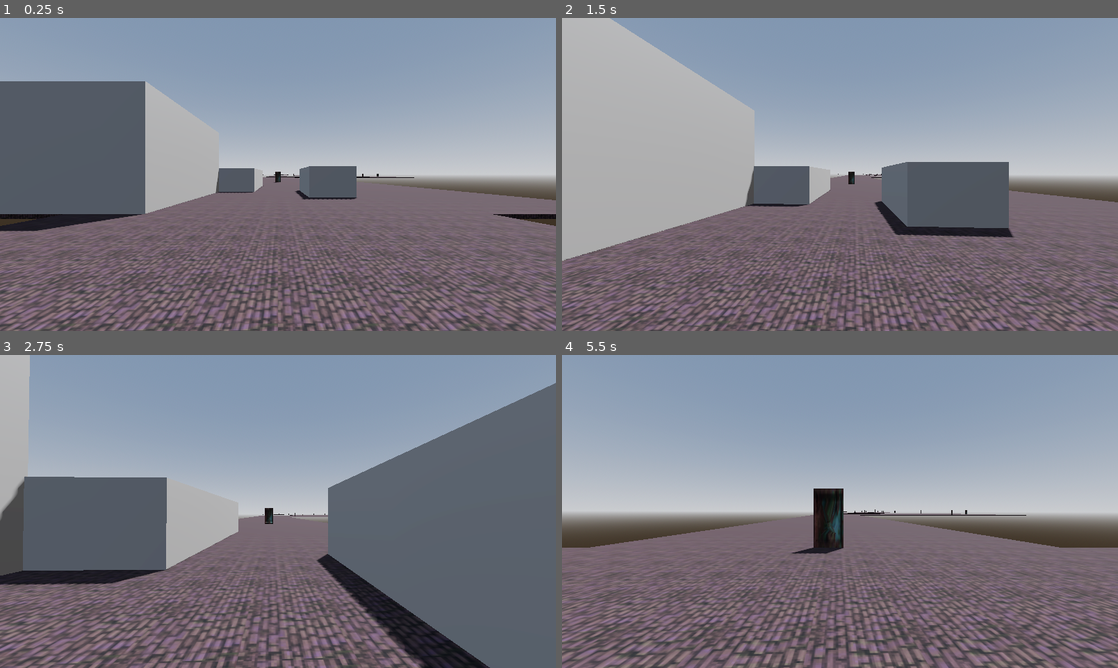
Above: before the commit, frames 1-4 (two rows, left to right).
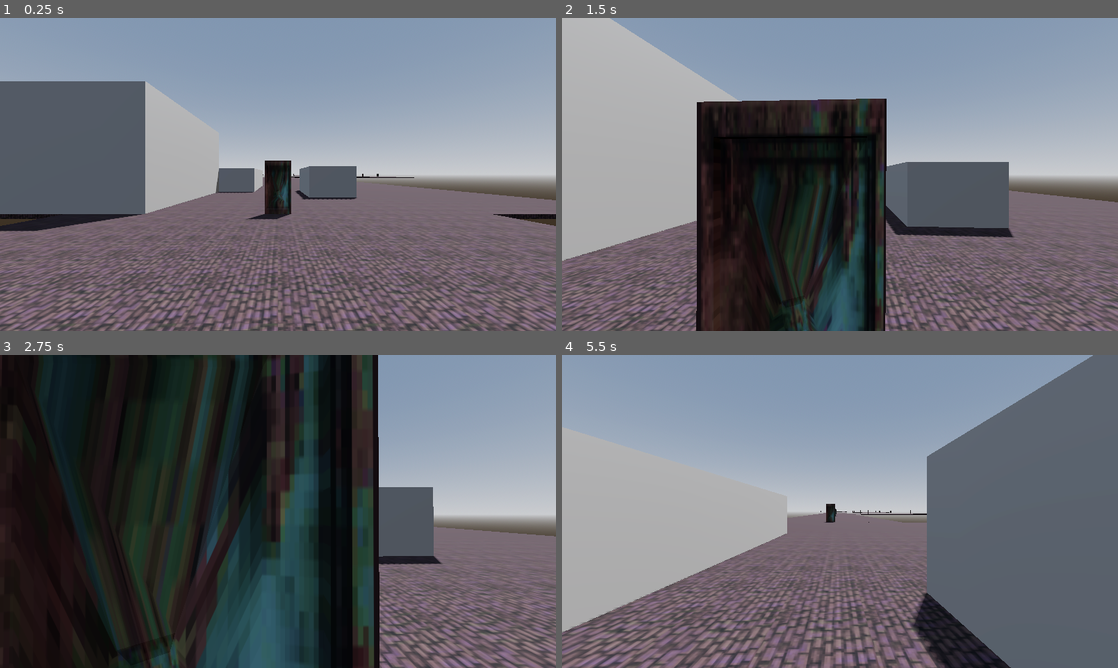
Above: after the commit, the same moments.

Repository: slop-inc/algebra-game-jam
Game: Godot game, scene res://scenes/rooms/game.tscn
The game is run twice, just before and just after one commit, with the same random seed, the same clock (stepped at 60 frames per second) and the same inputs. This scene is started directly instead of the project's main scene.
Inputs (mouse positions are in pixels of both pictures, inside the frame that each line leads up to):
- Up to frame 1 (0.25 s): no input
- Up to frame 2 (1.5 s): tap Enter at 0.5 s; move the mouse to (867, 174) at 0.52 s; hold W (up_move) from 0.53 s (still down); tap Shift (dash) at 0.6 s; click (867, 174) at 0.67 s; tap Space (jump) at 0.77 s; move the mouse to (812, 174) at 1.27 s; click (812, 174) at 1.35 s
- Up to frame 3 (2.75 s): keep holding W (up_move); tap Space (jump) at 1.52 s; move the mouse to (289, 505) at 2.02 s; tap Ctrl (slam) at 2.1 s
- Up to frame 4 (5.5 s): keep holding W (up_move); move the mouse to (834, 517) at 2.77 s; tap Shift (dash) at 2.85, 5.1 s; click (834, 517) at 2.92 s; tap Space (jump) at 3.02, 3.77, 4.52 s; move the mouse to (878, 514) at 3.52 s; click (878, 514) at 3.6 s; move the mouse to (795, 508) at 4.27 s; tap Ctrl (slam) at 4.35 s; move the mouse to (845, 511) at 5.02 s; click (845, 511) at 5.17 s

The runs differ from the first frame. In frame 1, 0.9% of the frame differs, in the area x 44-53%, y 45-65%; in frame 2, 25%; in frame 3, 85%, in the area x 0-100%, y 0-100%; in frame 4, 45%.

Commit message:
added sex 945

Diff:
--- a/scenes/building_blocks/door.tscn
+++ b/scenes/building_blocks/catacombs_door.tscn
@@ -1,12 +1,12 @@
 [gd_scene format=3 uid="uid://xrdjdkok86pc"]
 
-[ext_resource type="Script" uid="uid://dvcljq17otay1" path="res://scenes/building_blocks/door.gd" id="1_hgf7s"]
-[ext_resource type="ArrayMesh" uid="uid://dol3e0fry4xmy" path="res://assets/grueldoorkick.obj" id="2_5d5yt"]
-[ext_resource type="Texture2D" uid="uid://dm7ip670i6ue2" path="res://assets/trimsheet2.png" id="3_i8ih7"]
-[ext_resource type="ArrayMesh" uid="uid://6rfjcwcunsk5" path="res://assets/grueldoor.obj" id="3_mhiaw"]
+[ext_resource type="Script" uid="uid://dvcljq17otay1" path="res://scenes/building_blocks/catacombs_door.gd" id="1_aaaup"]
+[ext_resource type="ArrayMesh" uid="uid://dol3e0fry4xmy" path="res://assets/grueldoorkick.obj" id="2_0ycaw"]
+[ext_resource type="Texture2D" uid="uid://dm7ip670i6ue2" path="res://assets/trimsheet2.png" id="3_wavaa"]
+[ext_resource type="ArrayMesh" uid="uid://6rfjcwcunsk5" path="res://assets/grueldoor.obj" id="4_irv1j"]
 
 [sub_resource type="StandardMaterial3D" id="StandardMaterial3D_ma47f"]
-albedo_texture = ExtResource("3_i8ih7")
+albedo_texture = ExtResource("3_wavaa")
 
 [sub_resource type="BoxShape3D" id="BoxShape3D_5d5yt"]
 size = Vector3(1, 2, 0.1)
@@ -15,17 +15,17 @@
 size = Vector3(1, 2, 0.1)
 
 [sub_resource type="StandardMaterial3D" id="StandardMaterial3D_o2upx"]
-albedo_texture = ExtResource("3_i8ih7")
+albedo_texture = ExtResource("3_wavaa")
 
-[node name="Door" type="Node3D" unique_id=1497648598]
-script = ExtResource("1_hgf7s")
+[node name="CatacombsDoor" type="Node3D" unique_id=1497648598]
+script = ExtResource("1_aaaup")
 
 [node name="PhysicsDoor" type="RigidBody3D" parent="." unique_id=1068996962]
 transform = Transform3D(-1, 0, -8.742278e-08, 0, 1, 0, 8.742278e-08, 0, -1, 0, 0, 0)
 
 [node name="MeshInstance3D" type="MeshInstance3D" parent="PhysicsDoor" unique_id=454398957]
 transform = Transform3D(1, 0, 0, 0, 1, 0, 0, 0, 1, 0, 1, 0)
-mesh = ExtResource("2_5d5yt")
+mesh = ExtResource("2_0ycaw")
 surface_material_override/0 = SubResource("StandardMaterial3D_ma47f")
 
 [node name="CollisionShape3D" type="CollisionShape3D" parent="PhysicsDoor" unique_id=2041099743]
--- a/scenes/rooms/catacomb/curved_left/curve_left_test.tscn
+++ b/scenes/rooms/catacomb/curved_left/curve_left_test.tscn
@@ -1,7 +1,7 @@
-[gd_scene format=3 uid="uid://cc21v32my2dt1"]
+[gd_scene format=3 uid="uid://cuon5dcuyx5by"]
 
 [ext_resource type="Script" uid="uid://uj72xj23hakp" path="res://scenes/rooms/room.gd" id="1_csmwg"]
-[ext_resource type="PackedScene" uid="uid://xrdjdkok86pc" path="res://scenes/building_blocks/door.tscn" id="2_csmwg"]
+[ext_resource type="PackedScene" uid="uid://xrdjdkok86pc" path="res://scenes/building_blocks/catacombs_door.tscn" id="2_csmwg"]
 [ext_resource type="Texture2D" uid="uid://dlyoxrvnbxbeu" path="res://assets/FloorTxt.png" id="3_gxqpm"]
 
 [sub_resource type="StandardMaterial3D" id="StandardMaterial3D_tvrgy"]
@@ -27,7 +27,7 @@
 [node name="Marker3D" type="Marker3D" parent="RoomMarker" unique_id=578743990]
 transform = Transform3D(1, 0, 0, 0, 1, 0, 0, 0, 1, 0, 0, -1.0000019)
 
-[node name="Door2" parent="." unique_id=1497648598 instance=ExtResource("2_csmwg")]
+[node name="CatacombsDoor" parent="." unique_id=1497648598 instance=ExtResource("2_csmwg")]
 transform = Transform3D(2.9802322e-08, 0, 1, 0, 1, 0, -1, 0, 2.9802322e-08, -16, 0, -16)
 
 [node name="Room" type="Node3D" parent="." unique_id=710496453]
--- a/scenes/rooms/catacomb/curved_right/curve_right_test.tscn
+++ b/scenes/rooms/catacomb/curved_right/curve_right_test.tscn
@@ -1,7 +1,7 @@
 [gd_scene format=3 uid="uid://mapskbvnvlgs"]
 
 [ext_resource type="Script" uid="uid://uj72xj23hakp" path="res://scenes/rooms/room.gd" id="1_m62u0"]
-[ext_resource type="PackedScene" uid="uid://xrdjdkok86pc" path="res://scenes/building_blocks/door.tscn" id="2_m62u0"]
+[ext_resource type="PackedScene" uid="uid://xrdjdkok86pc" path="res://scenes/building_blocks/catacombs_door.tscn" id="2_m62u0"]
 [ext_resource type="Texture2D" uid="uid://dlyoxrvnbxbeu" path="res://assets/FloorTxt.png" id="3_jrf78"]
 
 [sub_resource type="StandardMaterial3D" id="StandardMaterial3D_jrf78"]
@@ -28,7 +28,7 @@
 [node name="Marker3D" type="Marker3D" parent="RoomMarker" unique_id=578743990]
 transform = Transform3D(1, 0, 0, 0, 1, 0, 0, 0, 1, 0, 0, -1.0000019)
 
-[node name="Door" parent="." unique_id=1497648598 instance=ExtResource("2_m62u0")]
+[node name="CatacombsDoor" parent="." unique_id=1497648598 instance=ExtResource("2_m62u0")]
 transform = Transform3D(-4.371139e-08, 0, -1, 0, 1, 0, 1, 0, -4.371139e-08, 16, 0, -16)
 
 [node name="Room" type="Node3D" parent="." unique_id=627971117]
--- a/scenes/rooms/catacomb/straight/straight_test.tscn
+++ b/scenes/rooms/catacomb/straight/straight_test.tscn
@@ -1,7 +1,7 @@
 [gd_scene format=3 uid="uid://4usondslk2mn"]
 
 [ext_resource type="Script" uid="uid://uj72xj23hakp" path="res://scenes/rooms/room.gd" id="1_eg8no"]
-[ext_resource type="PackedScene" uid="uid://xrdjdkok86pc" path="res://scenes/building_blocks/door.tscn" id="2_eg8no"]
+[ext_resource type="PackedScene" uid="uid://xrdjdkok86pc" path="res://scenes/building_blocks/catacombs_door.tscn" id="2_eg8no"]
 [ext_resource type="Texture2D" uid="uid://dlyoxrvnbxbeu" path="res://assets/FloorTxt.png" id="3_iu74h"]
 
 [sub_resource type="StandardMaterial3D" id="StandardMaterial3D_mhneh"]
@@ -24,7 +24,7 @@
 [node name="Marker3D" type="Marker3D" parent="RoomMarker" unique_id=197962252]
 transform = Transform3D(1, 0, 0, 0, 1, 0, 0, 0, 1, 0, 0, -1.0000019)
 
-[node name="Door2" parent="." unique_id=1497648598 instance=ExtResource("2_eg8no")]
+[node name="CatacombsDoor" parent="." unique_id=1497648598 instance=ExtResource("2_eg8no")]
 transform = Transform3D(1, 0, 0, 0, 1, 0, 0, 0, 1, 0, 0, -32)
 
 [node name="Room" type="Node3D" parent="." unique_id=1918957510]
--- a/scenes/rooms/special_rooms/straight_playground.tscn
+++ b/scenes/rooms/special_rooms/straight_playground.tscn
@@ -1,7 +1,7 @@
 [gd_scene format=3 uid="uid://d1rwp0fw5swbn"]
 
 [ext_resource type="Script" uid="uid://bphbv45avbhcc" path="res://scenes/rooms/forest/straight/test.gd" id="1_russy"]
-[ext_resource type="PackedScene" uid="uid://xrdjdkok86pc" path="res://scenes/building_blocks/door.tscn" id="2_ss5yp"]
+[ext_resource type="PackedScene" uid="uid://xrdjdkok86pc" path="res://scenes/building_blocks/catacombs_door.tscn" id="2_ss5yp"]
 [ext_resource type="Texture2D" uid="uid://dlyoxrvnbxbeu" path="res://assets/FloorTxt.png" id="3_btmrk"]
 
 [sub_resource type="BoxMesh" id="BoxMesh_xsqdx"]
@@ -26,7 +26,7 @@
 [node name="Marker3D" type="Marker3D" parent="RoomMarker" unique_id=197962252]
 transform = Transform3D(1, 0, 0, 0, 1, 0, 0, 0, 1, 0, 0, -1.0000019)
 
-[node name="Door" parent="." unique_id=1497648598 instance=ExtResource("2_ss5yp")]
+[node name="CatacombsDoor" parent="." unique_id=1497648598 instance=ExtResource("2_ss5yp")]
 transform = Transform3D(1, 0, 0, 0, 1, 0, 0, 0, 1, 0, 0, -32)
 
 [node name="Map" type="Node3D" parent="." unique_id=1742374590]
--- a/scenes/rooms/start_room.tscn
+++ b/scenes/rooms/start_room.tscn
@@ -2,6 +2,7 @@
 
 [ext_resource type="Script" uid="uid://uj72xj23hakp" path="res://scenes/rooms/room.gd" id="1_f8a4q"]
 [ext_resource type="Texture2D" uid="uid://dlyoxrvnbxbeu" path="res://assets/FloorTxt.png" id="2_kbl62"]
+[ext_resource type="PackedScene" uid="uid://xrdjdkok86pc" path="res://scenes/building_blocks/catacombs_door.tscn" id="3_qr66m"]
 
 [sub_resource type="StandardMaterial3D" id="StandardMaterial3D_kbl62"]
 albedo_texture = ExtResource("2_kbl62")
@@ -34,3 +35,6 @@
 [node name="CollisionShape3D" type="CollisionShape3D" parent="Room/StaticBody3D" unique_id=1268302064]
 transform = Transform3D(1, 0, 0, 0, 1, 0, 0, 0, 1, 0, -0.099999994, 0)
 shape = SubResource("BoxShape3D_kbl62")
+
+[node name="CatacombsDoor" parent="." unique_id=1497648598 instance=ExtResource("3_qr66m")]
+transform = Transform3D(1, 0, 0, 0, 1, 0, 0, 0, 1, 0, 0, -8)
Renamed: scenes/building_blocks/door.gd -> scenes/building_blocks/catacombs_door.gd
Renamed: scenes/building_blocks/door.gd.uid -> scenes/building_blocks/catacombs_door.gd.uid
Not shown: 1 places in scenes/building_blocks/catacombs_door.tscn that only renumber resources
